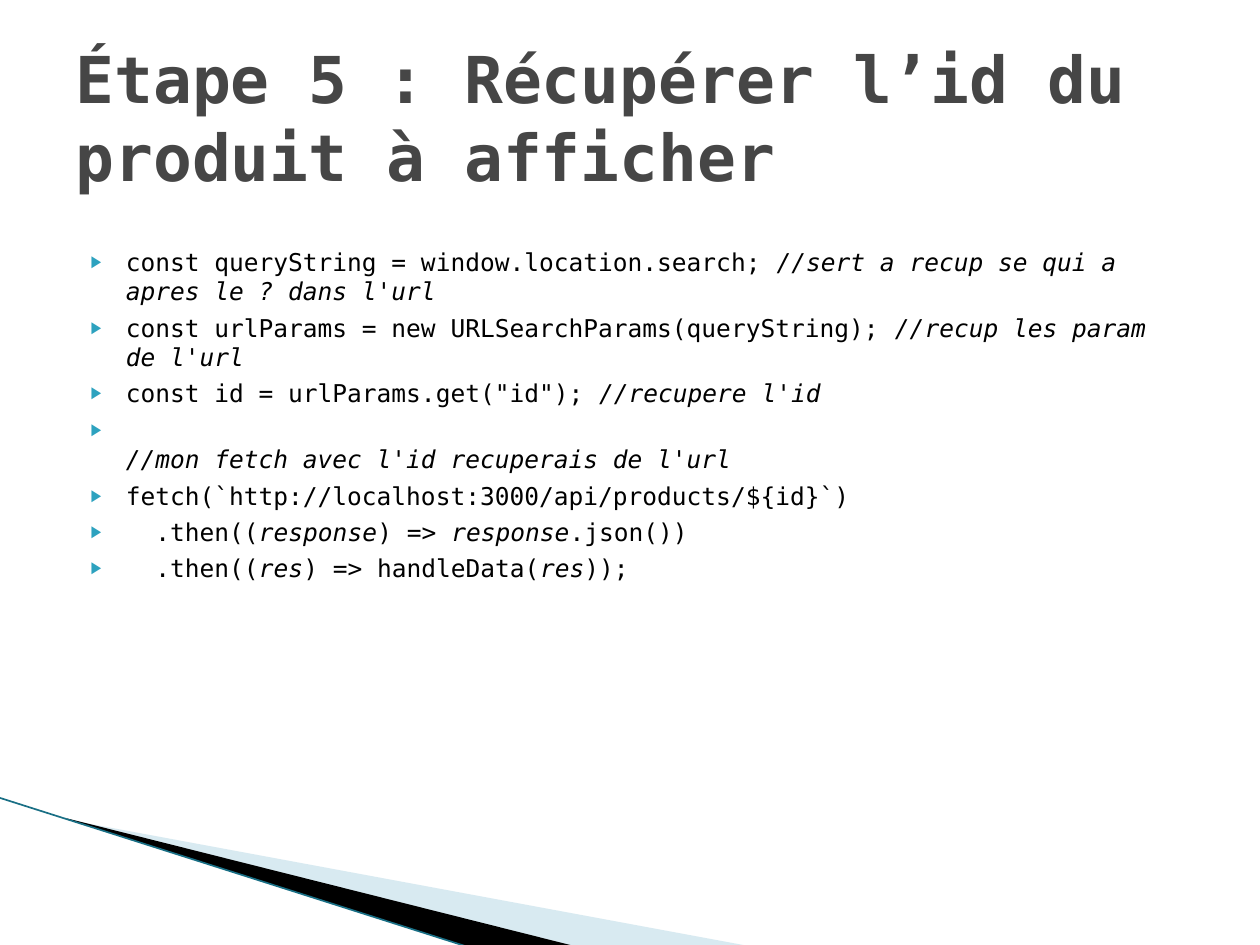
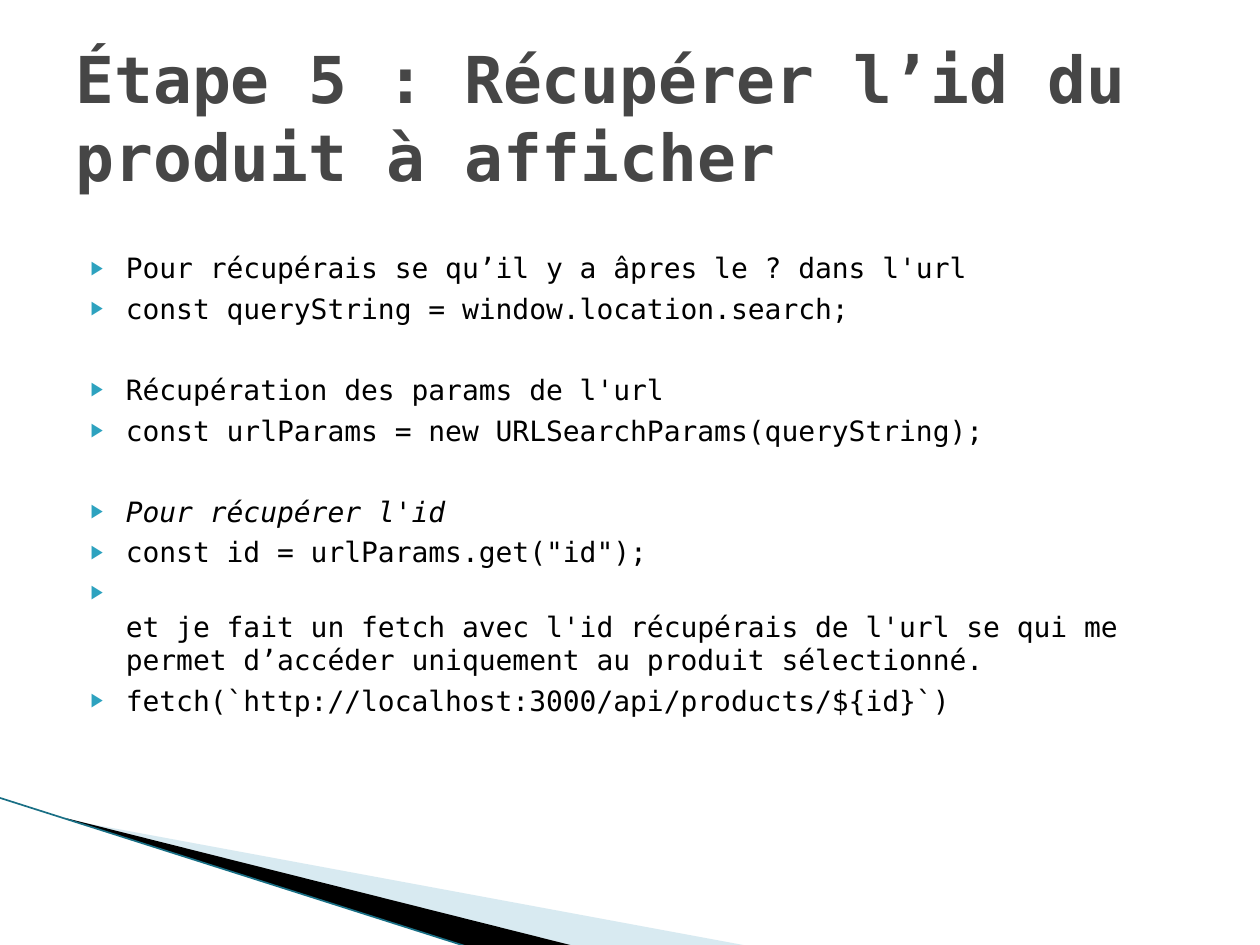
Before and after one commit to gwenaelgressier/GwenaelGressier_05_04042022, a slide deck: slide 7 of Nouveau Présentation Microsoft Office PowerPoint.pptx. Drawn at 1260x945 pixels with LibreOffice and Linux fonts; fonts in the diff are those of the drawing; background and template pictures are left out. Boxes give left, top, right and bottom in pixels: in the first picture for what was removed or moved away, otherwise in the second. Text is boxed around its words. In the diff, an @@ line names an element or a change of style, - is before the commit and + after.

```diff
--- a/Nouveau Présentation Microsoft Office PowerPoint.pptx
+++ b/Nouveau Présentation Microsoft Office PowerPoint.pptx
@@ text at [126,256,1118,676]: text changed; size 14 to 16 pt @@
-▶ const queryString = window.location.search; //sert a recup se qui a apres le ? dans l'url
-▶ const urlParams = new URLSearchParams(queryString); //recup les param de l'url
-▶ const id = urlParams.get("id"); //recupere l'id
-▶ //mon fetch avec l'id recuperais de l'url
+▶ Pour récupérais se qu’il y a âpres le ? dans l'url
+▶ const queryString = window.location.search;
+▶ Récupération des params de l'url
+▶ const urlParams = new URLSearchParams(queryString);
+▶ Pour récupérer l'id
+▶ const id = urlParams.get("id");
+▶ et je fait un fetch avec l'id récupérais de l'url se qui me permet d’accéder uniquement au produit sélectionné.
@@ text at [155,522,687,581]: paragraphs removed @@
-▶ .then((response) => response.json())
-▶ .then((res) => handleData(res));
@@ text at [126,688,950,717]: size 14 to 16 pt in "fetch(`http://localhost:3000/api/products/${id}`)" @@
```
Also in this commit, not shown: 12 other slides changed, 18 other files.
